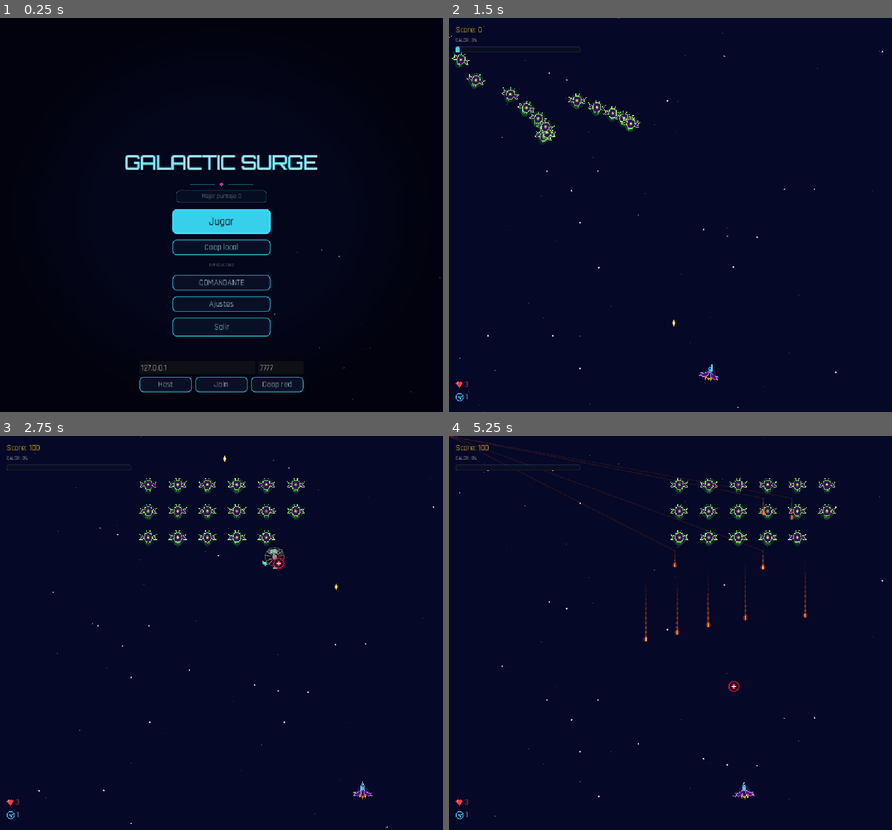
Above: before the commit, frames 1-4 (two rows, left to right).
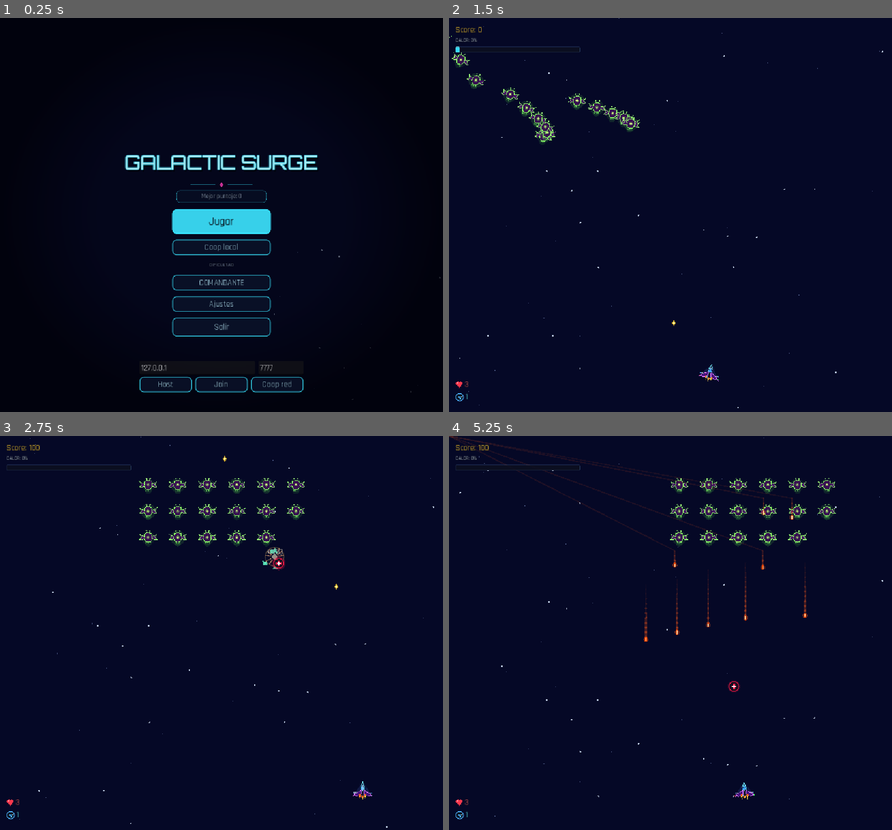
Above: after the commit, the same moments.

Repository: Frank-0511/galactic-surge
Game: Godot game, scene res://features/main/main.tscn
Two runs of this game, one before a commit and one after it. Both use one fixed random seed, a clock stepped at 60 frames per second and the inputs below.
Inputs (mouse positions are in pixels of both pictures, inside the frame that each line leads up to):
- Up to frame 1 (0.25 s): no input
- Up to frame 2 (1.5 s): click "Jugar" at 0.5 s; tap Enter at 1.25 s; move the mouse to (767, 195) at 1.27 s; hold Right (move_right) from 1.28 s (still down); hold Space (shoot) from 1.28 s (still down); click (767, 195) at 1.42 s
- Up to frame 3 (2.75 s): release Right (move_right) at 2 s; release Space (shoot) at 2 s; drag from (132, 652) to (146, 483) at 2.02 s
- Up to frame 4 (5.25 s): move the mouse to (714, 546) at 2.77 s; hold Right (move_right) 2.78-3.5 s; tap 2 (weapon_2) at 2.85 s; drag from (648, 711) to (652, 483) at 3.52 s; move the mouse to (803, 692) at 4.27 s; hold Left (move_left) 4.28-5 s; tap 4 (weapon_4) at 4.35 s; drag from (537, 573) to (728, 483) at 5.02 s

The runs differ from the first frame. In frame 1, 1.1% of the frame differs, in the area x 28-84%, y 34-97%; in frame 2, 0.3%; in frame 3, 0.5%; in frame 4, 0.7%.

Commit message:
feat(etapa-21): layout vertical en móvil con aspecto expand
- project.godot: stretch aspect keep -> expand (llena el alto en pantallas altas).
- Límites Y de formación, jefe y picada anclados al fondo del viewport.
- Picada lateral y corte de asteroides relativos al viewport.
- T53 de etapa_20_sync_disconnect calcula el punto de respaldo desde el viewport vivo.
- Contratos: layout relativo, anclaje al fondo, stretch expand.

Diff:
--- a/features/asteroid/asteroid_motion.gd
+++ b/features/asteroid/asteroid_motion.gd
@@ -21,12 +21,12 @@
 		_asteroid._hit_flash_timer = maxf(_asteroid._hit_flash_timer - delta, 0.0)
 		_asteroid.queue_redraw()
 
-	# Despawn when far beyond viewport bounds
-	var max_y: float = 1200.0
-	if _asteroid.is_inside_tree():
-		var vp: Rect2 = _asteroid.get_viewport_rect()
-		if vp.size.y > 0.0:
-			max_y = vp.end.y + 160.0
-	var pos: Vector2 = _asteroid.global_position
-	if pos.y > max_y or pos.y < -300.0 or pos.x < -300.0 or pos.x > 1400.0:
+	# Despawn when far beyond viewport bounds (the live viewport, or 1080x1040 outside the tree)
+	var vp: Rect2 = _asteroid.get_viewport_rect() if _asteroid.is_inside_tree() and _asteroid.get_viewport_rect().size.y > 0.0 else Rect2(0.0, 0.0, 1080.0, 1040.0)
+	if is_outside_cull(_asteroid.global_position, vp):
 		_asteroid.queue_free()
+
+
+## Pure: true when an asteroid is far beyond the viewport on any side and can be despawned.
+static func is_outside_cull(pos: Vector2, vp: Rect2) -> bool:
+	return pos.y > vp.end.y + 160.0 or pos.y < -300.0 or pos.x < -300.0 or pos.x > vp.end.x + 320.0
--- a/features/boss/boss_movement.gd
+++ b/features/boss/boss_movement.gd
@@ -36,7 +36,23 @@
 	var player: Node2D = _boss._attacks.get_player_node()
 	if player != null:
 		target_x = player.global_position.x
-	_boss._dive_target = Vector2(clampf(target_x, _boss._left_margin, _boss._right_margin), 760.0)
+	_boss._dive_target = Vector2(clampf(target_x, _boss._left_margin, _boss._right_margin), dive_target_y(_viewport_rect()))
+
+
+## Dive target Y (Etapa 21 T4), anchored to the viewport bottom. At 1080x960 it is the former fixed 760.
+static func dive_target_y(viewport: Rect2) -> float:
+	return viewport.end.y - 200.0
+
+
+## Dive cap Y (Etapa 21 T4), anchored to the viewport bottom and kept above the dive target.
+## At 1080x960 it is the former fixed 740.
+static func dive_cap_y(viewport: Rect2) -> float:
+	return viewport.end.y - 220.0
+
+
+## Live viewport when inside the tree; outside it, the 1080x960 base viewport.
+func _viewport_rect() -> Rect2:
+	return _boss.get_viewport_rect() if _boss.is_inside_tree() else Rect2(0.0, 0.0, 1080.0, 960.0)
 
 
 func _update_entering(delta: float) -> void:
@@ -99,7 +115,7 @@
 	var dive_tilt: float = clampf((steer_speed / descent_speed) * 0.5, -0.4, 0.4)
 	_boss.rotation = lerpf(_boss.rotation, dive_tilt, delta * 6.0)
 
-	if _boss.global_position.y >= _boss._dive_target.y or _boss.global_position.y >= 740.0:
+	if _boss.global_position.y >= _boss._dive_target.y or _boss.global_position.y >= dive_cap_y(_viewport_rect()):
 		_boss._state = _boss.MovementState.DIVE_ASCENT
 
 
--- a/features/enemy/enemy_motion.gd
+++ b/features/enemy/enemy_motion.gd
@@ -30,6 +30,13 @@
 var _return_elapsed: float = 0.0
 
 var _enemy: Area2D
+
+
+## Pure: picks the swoop side for a dive. Enemies almost above the screen center curve away from it.
+static func dive_side(p0_x: float, target_x: float, center_x: float) -> float:
+	if absf(target_x - p0_x) < 40.0:
+		return 1.0 if p0_x <= center_x else -1.0
+	return 1.0 if target_x >= p0_x else -1.0
 
 
 func _init(enemy: Area2D) -> void:
@@ -78,15 +85,14 @@
 	_dive_elapsed = 0.0
 
 	var p0: Vector2 = _enemy.global_position
-	# Determine swoop lateral curvature
-	var side: float = 1.0 if target_pos.x >= p0.x else -1.0
-	if absf(target_pos.x - p0.x) < 40.0:
-		side = 1.0 if p0.x <= 540.0 else -1.0
+	var view: Rect2 = _enemy.get_viewport_rect() if _enemy.is_inside_tree() else Rect2(0.0, 0.0, 1080.0, 1040.0)
+	# Determine swoop lateral curvature, relative to the live screen center
+	var side: float = dive_side(p0.x, target_pos.x, view.size.x * 0.5)
 
 	_dive_p0 = p0
 	_dive_p1 = p0 + Vector2(side * 220.0, 160.0)
 	_dive_p2 = Vector2(target_pos.x + side * 140.0, target_pos.y - 120.0)
-	_dive_p3 = Vector2(target_pos.x - side * 80.0, 1040.0)
+	_dive_p3 = Vector2(target_pos.x - side * 80.0, view.end.y + 80.0)
 
 	_enemy.dive_started.emit()
 
--- a/features/spawning/enemy_spawner.gd
+++ b/features/spawning/enemy_spawner.gd
@@ -68,12 +68,6 @@
 
 ## Vertical step applied after reaching a viewport edge.
 @export var descent_distance: float = 32.0
-
-## Maximum vertical descent accumulated for the formation.
-@export var max_formation_descent_y: float = 380.0
-
-## Maximum Y position allowed for the lowest enemy in formation.
-@export var max_formation_bottom_y: float = 480.0
 
 ## Whether enemies enter using Bézier curve fly-in.
 @export var fly_in_enabled: bool = true
@@ -140,6 +134,18 @@
 	_first_row_y = first_row_y
 
 
+## Maximum vertical descent limit for the formation (Etapa 21 T4), anchored to the viewport bottom.
+## At 1080x960 it is the former fixed 380.
+static func descent_limit_y(viewport: Rect2) -> float:
+	return viewport.end.y - 580.0
+
+
+## Maximum Y limit for the lowest enemy in formation (Etapa 21 T4), anchored to the viewport bottom.
+## At 1080x960 it is the former fixed 480.
+static func bottom_limit_y(viewport: Rect2) -> float:
+	return viewport.end.y - 480.0
+
+
 func _process(delta: float) -> void:
 	if not _is_running or _is_flying_in:
 		return
@@ -195,12 +201,12 @@
 				enemy.position.x += clamp_x
 
 		# Check descent ceiling: only descend if formation bottom remains within safe limits
-		var can_descend: bool = (_formation_shift.y + descent_distance <= max_formation_descent_y)
+		var can_descend: bool = (_formation_shift.y + descent_distance <= descent_limit_y(viewport_rect))
 		if can_descend:
 			var lowest_y: float = -INF
 			for enemy: Area2D in formation_enemies:
 				lowest_y = maxf(lowest_y, enemy.global_position.y)
-			if lowest_y + descent_distance > max_formation_bottom_y:
+			if lowest_y + descent_distance > bottom_limit_y(viewport_rect):
 				can_descend = false
 
 		if can_descend:
--- a/features/spawning/enemy_spawner_pressure.gd
+++ b/features/spawning/enemy_spawner_pressure.gd
@@ -26,13 +26,24 @@
 		_spawner._dive_cooldown_timer = randf_range(1.6, 2.5) if _spawner._is_enraged else randf_range(3.2, 5.0)
 
 
-## Where a dive aims: the first ship still alive (never a hidden J2 or an eliminated ship), else the screen center.
+## Where a dive aims: the first ship still alive (never a hidden J2 or an eliminated ship), else the bottom-center point.
 func dive_target_position() -> Vector2:
 	if _spawner.is_inside_tree():
 		var ship: Node2D = PlayerShip.first_alive_ship(_spawner.get_tree())
 		if ship != null:
 			return ship.global_position
-	return Vector2(540.0, 850.0)
+	return fallback_dive_point(_viewport_rect())
+
+
+## Fallback dive point (Etapa 21 T4): horizontal center, 110 px above the viewport bottom.
+## At 1080x960 it is the former fixed Vector2(540, 850).
+static func fallback_dive_point(viewport: Rect2) -> Vector2:
+	return Vector2(viewport.size.x * 0.5, viewport.end.y - 110.0)
+
+
+## Live viewport when inside the tree; outside it, the 1080x960 base viewport.
+func _viewport_rect() -> Rect2:
+	return _spawner.get_viewport_rect() if _spawner.is_inside_tree() else Rect2(0.0, 0.0, 1080.0, 960.0)
 
 
 func trigger_dive(count: int = 1) -> Array[Area2D]:
--- a/project.godot
+++ b/project.godot
@@ -27,7 +27,7 @@
 window/size/window_width_override=918
 window/size/window_height_override=816
 window/stretch/mode="canvas_items"
-window/stretch/aspect="keep"
+window/stretch/aspect="expand"
 
 [input]
 
--- /dev/null
+++ b/tests/enemies/etapa_21_bottom_anchor_contract_test.gd
@@ -0,0 +1,82 @@
+extends SceneTree
+# Contract test for the Etapa 21 T4 pass (odd/tasks/movil-layout-vertical.md): the formation descent
+# limits, the boss dive target and cap, and the dive fallback point are anchored to the BOTTOM of the
+# viewport. At the base 1080x960 they equal the former fixed values; on a taller viewport they move
+# down by the same offset. Verified through the static helpers, passing the viewport rect explicitly.
+
+const ENEMY_SPAWNER_PATH := "res://features/spawning/enemy_spawner.gd"
+const ENEMY_PRESSURE_PATH := "res://features/spawning/enemy_spawner_pressure.gd"
+const BOSS_MOVEMENT_PATH := "res://features/boss/boss_movement.gd"
+
+const BASE_VIEWPORT := Rect2(0.0, 0.0, 1080.0, 960.0)
+const TALL_VIEWPORT := Rect2(0.0, 0.0, 1080.0, 2300.0)
+const TALL_OFFSET: float = 1340.0 # 2300 - 960
+
+var _failures: int = 0
+
+
+func _init() -> void:
+	call_deferred("_run_contracts")
+
+
+func _run_contracts() -> void:
+	var spawner_script: Script = load(ENEMY_SPAWNER_PATH) as Script
+	var pressure_script: Script = load(ENEMY_PRESSURE_PATH) as Script
+	var boss_script: Script = load(BOSS_MOVEMENT_PATH) as Script
+	_expect(spawner_script != null, "Contrato T4.0a: existe enemy_spawner.gd")
+	_expect(pressure_script != null, "Contrato T4.0b: existe enemy_spawner_pressure.gd")
+	_expect(boss_script != null, "Contrato T4.0c: existe boss_movement.gd")
+
+	if spawner_script != null:
+		_expect(spawner_script.has_method("descent_limit_y"), "Contrato T4.1-0: enemy_spawner expone descent_limit_y")
+		if spawner_script.has_method("descent_limit_y"):
+			# Antes: max_formation_descent_y = 380 fijo.
+			_expect(_near(spawner_script.call("descent_limit_y", BASE_VIEWPORT), 380.0), "Contrato T4.1a: en 1080x960 el limite de descenso es 380")
+			_expect(_near(spawner_script.call("descent_limit_y", TALL_VIEWPORT), 380.0 + TALL_OFFSET), "Contrato T4.1b: en 1080x2300 el limite de descenso baja 1340 hasta 1720")
+
+		_expect(spawner_script.has_method("bottom_limit_y"), "Contrato T4.2-0: enemy_spawner expone bottom_limit_y")
+		if spawner_script.has_method("bottom_limit_y"):
+			# Antes: max_formation_bottom_y = 480 fijo.
+			_expect(_near(spawner_script.call("bottom_limit_y", BASE_VIEWPORT), 480.0), "Contrato T4.2a: en 1080x960 el limite inferior de formacion es 480")
+			_expect(_near(spawner_script.call("bottom_limit_y", TALL_VIEWPORT), 480.0 + TALL_OFFSET), "Contrato T4.2b: en 1080x2300 el limite inferior de formacion baja 1340 hasta 1820")
+
+	if pressure_script != null:
+		_expect(pressure_script.has_method("fallback_dive_point"), "Contrato T4.3-0: enemy_spawner_pressure expone fallback_dive_point")
+		if pressure_script.has_method("fallback_dive_point"):
+			# Antes: Vector2(540, 850) fijo.
+			_expect(pressure_script.call("fallback_dive_point", BASE_VIEWPORT) == Vector2(540.0, 850.0), "Contrato T4.3a: en 1080x960 el punto de picada de respaldo es (540, 850)")
+			_expect(pressure_script.call("fallback_dive_point", TALL_VIEWPORT) == Vector2(540.0, 850.0 + TALL_OFFSET), "Contrato T4.3b: en 1080x2300 el punto de respaldo baja 1340 hasta y=2190")
+			var wide := Rect2(0.0, 0.0, 1200.0, 960.0)
+			_expect(pressure_script.call("fallback_dive_point", wide) == Vector2(600.0, 850.0), "Contrato T4.3c: con viewport de 1200 de ancho el punto de respaldo se centra en x=600")
+
+	if boss_script != null:
+		_expect(boss_script.has_method("dive_target_y"), "Contrato T4.4-0: boss_movement expone dive_target_y")
+		if boss_script.has_method("dive_target_y"):
+			# Antes: dive target y = 760 fijo.
+			_expect(_near(boss_script.call("dive_target_y", BASE_VIEWPORT), 760.0), "Contrato T4.4a: en 1080x960 el objetivo de picada del jefe es y=760")
+			_expect(_near(boss_script.call("dive_target_y", TALL_VIEWPORT), 760.0 + TALL_OFFSET), "Contrato T4.4b: en 1080x2300 el objetivo de picada baja 1340 hasta y=2100")
+		_expect(boss_script.has_method("dive_cap_y"), "Contrato T4.5-0: boss_movement expone dive_cap_y")
+		if boss_script.has_method("dive_cap_y"):
+			# Antes: tope de picada y >= 740 fijo, siempre por encima del objetivo (760).
+			_expect(_near(boss_script.call("dive_cap_y", BASE_VIEWPORT), 740.0), "Contrato T4.5a: en 1080x960 el tope de picada del jefe es y=740")
+			_expect(_near(boss_script.call("dive_cap_y", TALL_VIEWPORT), 740.0 + TALL_OFFSET), "Contrato T4.5b: en 1080x2300 el tope de picada baja 1340 hasta y=2080")
+			_expect(float(boss_script.call("dive_cap_y", BASE_VIEWPORT)) < float(boss_script.call("dive_target_y", BASE_VIEWPORT)), "Contrato T4.5c: el tope de picada sigue por encima del objetivo (orden relativo intacto)")
+
+	if _failures == 0:
+		print("ETAPA 21 BOTTOM ANCHOR CONTRACT TESTS: ALL PASSED")
+		quit(0)
+	else:
+		print("ETAPA 21 BOTTOM ANCHOR CONTRACT TESTS: %d FAILED" % _failures)
+		quit(1)
+
+
+func _near(value: Variant, expected: float) -> bool:
+	return value != null and absf(float(value) - expected) < 0.001
+
+
+func _expect(condition: bool, message: String) -> void:
+	if condition:
+		print("✓ %s" % message)
+	else:
+		print("✗ %s" % message)
+		_failures += 1
--- /dev/null
+++ b/tests/enemies/etapa_21_layout_relative_contract_test.gd
@@ -0,0 +1,53 @@
+extends SceneTree
+# Contract test for the Etapa 21 vertical layout pass: the dive side and the asteroid cull limits
+# come from the live viewport, not from fixed 1080x960 numbers. Verified through the static helpers.
+
+const ENEMY_MOTION_PATH := "res://features/enemy/enemy_motion.gd"
+const ASTEROID_MOTION_PATH := "res://features/asteroid/asteroid_motion.gd"
+
+var _failures: int = 0
+
+
+func _init() -> void:
+	call_deferred("_run_contracts")
+
+
+func _run_contracts() -> void:
+	var enemy_script: Script = load(ENEMY_MOTION_PATH) as Script
+	var asteroid_script: Script = load(ASTEROID_MOTION_PATH) as Script
+	_expect(enemy_script != null, "Contrato L21.0a: existe enemy_motion.gd")
+	_expect(asteroid_script != null, "Contrato L21.0b: existe asteroid_motion.gd")
+
+	if enemy_script != null:
+		_expect(enemy_script.has_method("dive_side"), "Contrato L21.1-0: enemy_motion expone dive_side")
+		if enemy_script.has_method("dive_side"):
+			# Mismo resultado que el 540 fijo cuando el viewport mide 1080 de ancho.
+			_expect(enemy_script.call("dive_side", 800.0, 800.0, 540.0) == -1.0, "Contrato L21.1a: en 1080 de ancho, un enemigo a la derecha del centro cae con lado -1")
+			_expect(enemy_script.call("dive_side", 200.0, 200.0, 540.0) == 1.0, "Contrato L21.1b: en 1080 de ancho, un enemigo a la izquierda del centro cae con lado 1")
+			# Viewport ancho: el centro se mueve con el viewport, no queda en 540.
+			_expect(enemy_script.call("dive_side", 800.0, 800.0, 1000.0) == 1.0, "Contrato L21.1c: con viewport de 2000 de ancho el enemigo en x=800 cae con lado 1")
+
+	if asteroid_script != null:
+		_expect(asteroid_script.has_method("is_outside_cull"), "Contrato L21.2-0: asteroid_motion expone is_outside_cull")
+		if asteroid_script.has_method("is_outside_cull"):
+			var small := Rect2(0.0, 0.0, 1080.0, 960.0)
+			_expect(not asteroid_script.call("is_outside_cull", Vector2(1300.0, 100.0), small), "Contrato L21.2a: en 1080 de ancho, x=1300 sigue dentro del corte")
+			_expect(asteroid_script.call("is_outside_cull", Vector2(1500.0, 100.0), small), "Contrato L21.2b: en 1080 de ancho, x=1500 queda fuera del corte")
+			var tall := Rect2(0.0, 0.0, 1600.0, 2300.0)
+			_expect(not asteroid_script.call("is_outside_cull", Vector2(1500.0, 100.0), tall), "Contrato L21.2c: con viewport de 1600 de ancho, x=1500 sigue dentro del corte")
+			_expect(asteroid_script.call("is_outside_cull", Vector2(2000.0, 100.0), tall), "Contrato L21.2d: con viewport de 1600 de ancho, x=2000 queda fuera del corte")
+
+	if _failures == 0:
+		print("ETAPA 21 LAYOUT RELATIVE CONTRACT TESTS: ALL PASSED")
+		quit(0)
+	else:
+		print("ETAPA 21 LAYOUT RELATIVE CONTRACT TESTS: %d FAILED" % _failures)
+		quit(1)
+
+
+func _expect(condition: bool, message: String) -> void:
+	if condition:
+		print("✓ %s" % message)
+	else:
+		print("✗ %s" % message)
+		_failures += 1
--- a/tests/net/etapa_20_sync_disconnect_contract_test.gd
+++ b/tests/net/etapa_20_sync_disconnect_contract_test.gd
@@ -143,7 +143,9 @@
 			var p1: CharacterBody2D = main.get("_player") as CharacterBody2D
 			p1.global_position = Vector2(100.0, 100.0)
 			p1.collision_layer = 0
-			_expect(pressure.call("dive_target_position") == Vector2(540.0, 850.0), "Contrato T53: sin naves vivas (J1 eliminada, J2 oculta) la picada no apunta a ninguna nave")
+			var live_view: Rect2 = main.get_viewport().get_visible_rect()
+			var fallback_point := Vector2(live_view.size.x * 0.5, live_view.end.y - 110.0)
+			_expect(pressure.call("dive_target_position") == fallback_point, "Contrato T53: sin naves vivas (J1 eliminada, J2 oculta) la picada cae al centro inferior del viewport vivo")
 			p1.collision_layer = 1
 			_expect((pressure.call("dive_target_position") as Vector2).distance_to(Vector2(100.0, 100.0)) < 0.5, "Contrato T53b: con J1 viva la picada apunta a J1, no a J2 oculta")
 		else:
--- /dev/null
+++ b/tests/ui/etapa_21_stretch_expand_contract_test.gd
@@ -0,0 +1,34 @@
+extends SceneTree
+# Contract test for the Etapa 21 vertical layout: the window stretch aspect fills the screen height
+# (expand) instead of letterboxing, and the base logical size stays 1080x960.
+
+var _failures: int = 0
+
+
+func _init() -> void:
+	call_deferred("_run_contracts")
+
+
+func _run_contracts() -> void:
+	var aspect: String = str(ProjectSettings.get_setting("display/window/stretch/aspect", ""))
+	var mode: String = str(ProjectSettings.get_setting("display/window/stretch/mode", ""))
+	var width: int = int(ProjectSettings.get_setting("display/window/size/viewport_width", 0))
+	var height: int = int(ProjectSettings.get_setting("display/window/size/viewport_height", 0))
+	_expect(mode == "canvas_items", "Contrato E21.1: el estiramiento sigue en canvas_items")
+	_expect(aspect == "expand", "Contrato E21.2: el aspecto de estiramiento es expand (llena el alto en m\u00f3vil), no keep")
+	_expect(width == 1080 and height == 960, "Contrato E21.3: el tama\u00f1o l\u00f3gico base sigue en 1080x960")
+
+	if _failures == 0:
+		print("ETAPA 21 STRETCH EXPAND CONTRACT TESTS: ALL PASSED")
+		quit(0)
+	else:
+		print("ETAPA 21 STRETCH EXPAND CONTRACT TESTS: %d FAILED" % _failures)
+		quit(1)
+
+
+func _expect(condition: bool, message: String) -> void:
+	if condition:
+		print("✓ %s" % message)
+	else:
+		print("✗ %s" % message)
+		_failures += 1
